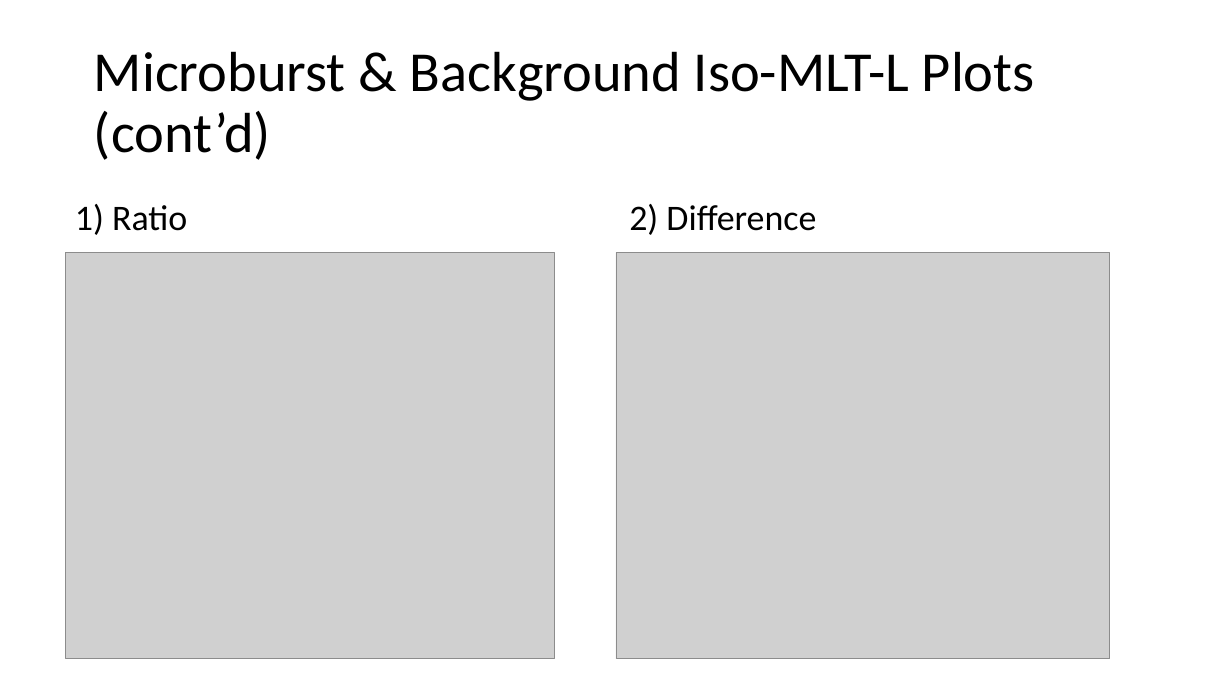
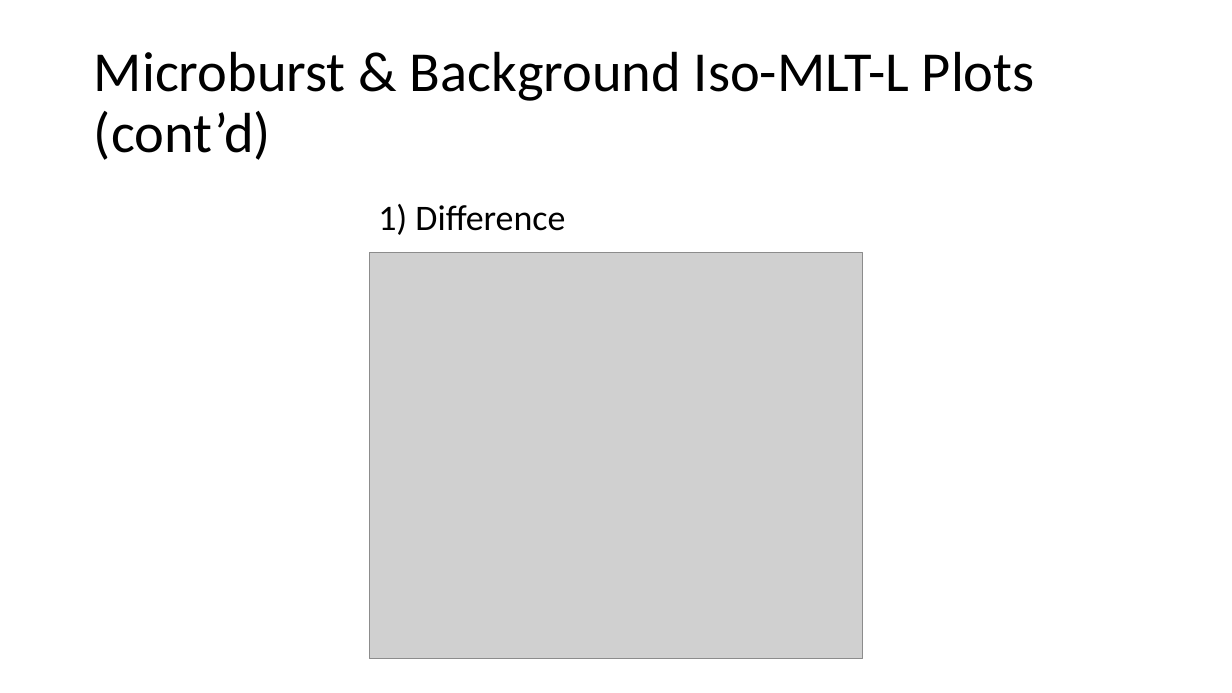
Before and after one commit to conradmr98/lasp-microburst-research, a slide deck: slide 8 of sampexlib/Concept Summaries/LASP Research Summary.pptx. Drawn at 1232x693 pixels with LibreOffice and Linux fonts; fonts in the diff are those of the drawing; grey boxes stand for pictures. Boxes give left, top, right and bottom in pixels: in the first picture for what was removed or moved away, otherwise in the second. Text is boxed around its words. In the diff, an @@ line names an element or a change of style, - is before the commit and + after.

Commit message:
Made changes to presentations and small code edits

```diff
--- a/sampexlib/Concept Summaries/LASP Research Summary.pptx
+++ b/sampexlib/Concept Summaries/LASP Research Summary.pptx
@@ text at (378, 204, 565, 235): text changed @@
-1) Ratio 2) Difference
+1) Difference
@@ picture removed at (66, 252, 555, 659) @@
@@ picture: place and size @@
-picture at (616, 252, 1110, 659)
+picture at (369, 252, 862, 659)
```
Also in this commit, not shown: 1 other slide changed, 26 other files.
